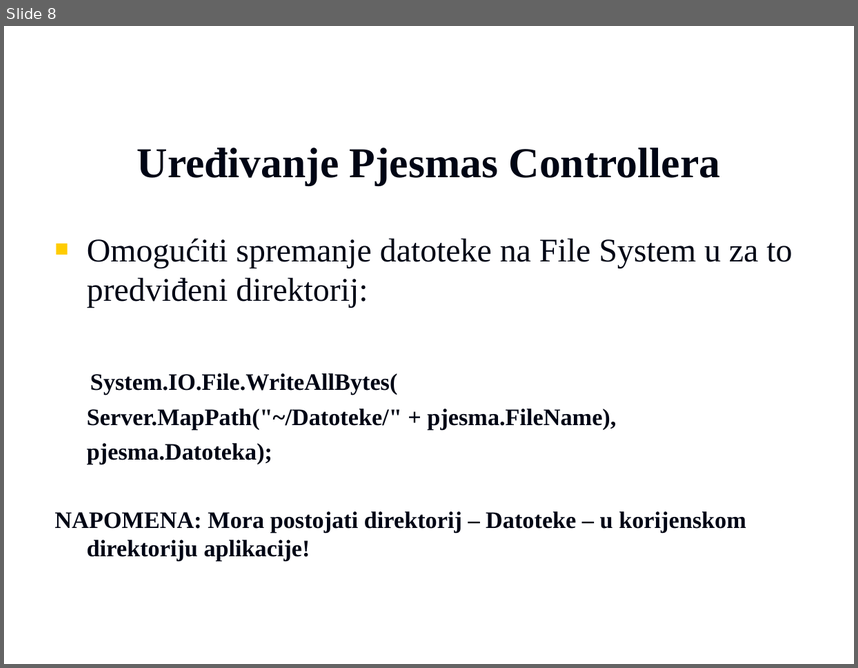
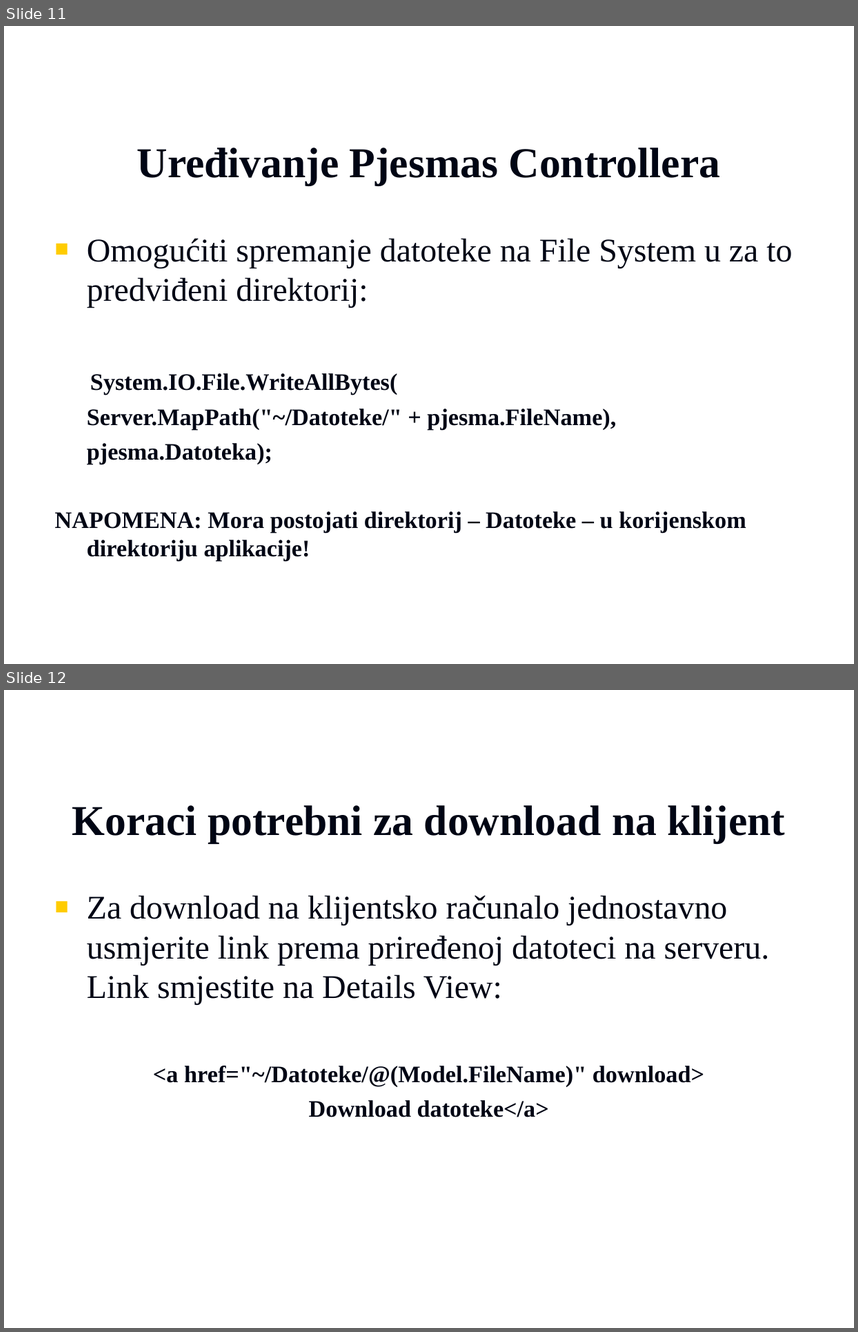
Before and after one commit to vzdesic/PZI, a slide deck: PPTs/MVC dodatak - file upload i download .ppt. Shown one above the other, each under a label of ours: slide 8 before the commit, slides 11 and 12 after it. The pictures are 858x668 and 858x1332 pixels, drawn with LibreOffice and Linux fonts; fonts in the diff are those of the drawing; background and template pictures are left out. Boxes give left, top, right and bottom in pixels: in the first picture for what was removed or moved away, otherwise in the second. Text is boxed around its words. In the diff, an @@ line names an element or a change of style, - is before the commit and + after.

Commit message:
File upload and download
vzdesic

```diff
--- a/PPTs/MVC dodatak - file upload i download .ppt
+++ b/PPTs/MVC dodatak - file upload i download .ppt
@@ slide 12 added at box(4, 690, 854, 1328), background picture (left out) @@
@@ title added at box(72, 805, 785, 842), 36 pt, text #000514, bold @@
+Koraci potrebni za download na klijent
@@ text added at box(87, 895, 770, 1117), 28 pt, text #000514 @@
+■ Za download na klijentsko računalo jednostavno usmjerite link prema priređenoj datoteci na serveru. Link smjestite na Details View:
+<a href="~/Datoteke/@(Model.FileName)" download>
+Download datoteke</a>
@@ what was slide 8 is now slide 11 @@
```
Also in this commit, not shown: 4 slides changed, 3 other slides added, 1 other file.
